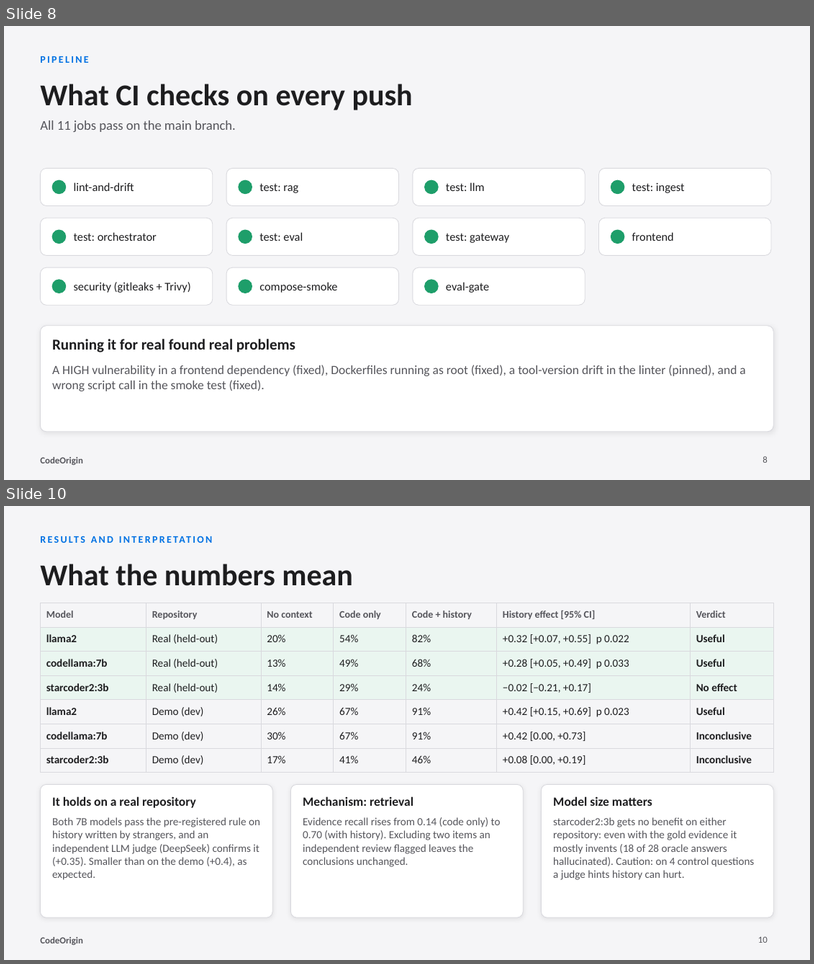
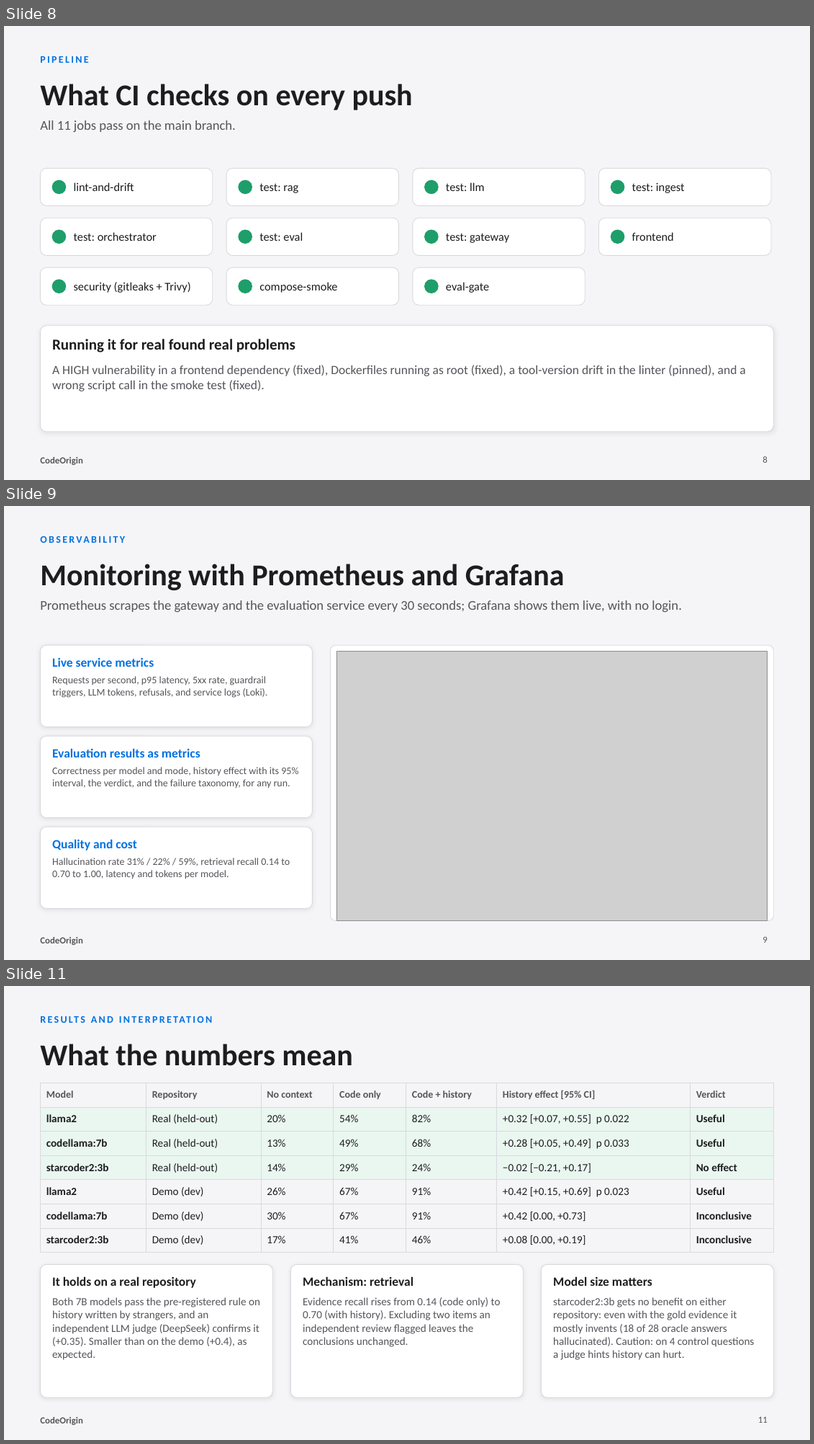
Before and after one commit to IATESPAGHETTI/Code_Origin, a slide deck: docs/CodeOrigin_presentation.pptx. Shown one above the other, each under a label of ours: slides 8 and 10 before the commit, slides 8, 9 and 11 after it; the slides between them are not shown. The pictures are 814x964 and 814x1444 pixels, drawn with LibreOffice and Linux fonts; fonts in the diff are those of the drawing; grey boxes stand for pictures. Boxes give left, top, right and bottom in pixels: in the first picture for what was removed or moved away, otherwise in the second. Text is boxed around its words. In the diff, an @@ line names an element or a change of style, - is before the commit and + after.

```diff
--- a/docs/CodeOrigin_presentation.pptx
+++ b/docs/CodeOrigin_presentation.pptx
@@ slide 9 added at [4,506,810,960], background #F5F5F7; not listed: 1 template element that a slide beside it also shows @@
@@ text added at [40,530,774,548], 12 pt, text #0071E3, bold @@
+OBSERVABILITY
@@ text added at [40,564,565,590], 36 pt, text #1D1D1F, bold @@
+Monitoring with Prometheus and Grafana
@@ text added at [40,600,682,612], 16 pt, text #55555B @@
+Prometheus scrapes the gateway and the evaluation service every 30 seconds; Grafana shows them live, with no login.
@@ rounded rectangle added at [40,645,313,727], fill #FFFFFF, outline #D9D9DE 0.75 pt @@
@@ rounded rectangle added at [331,645,774,921], fill #FFFFFF, outline #D9D9DE 0.75 pt @@
@@ picture added at [337,651,768,921] @@
@@ text added at [52,657,154,667], 15 pt, text #0071E3, bold @@
+Live service metrics
@@ text added at [52,676,268,698], 12 pt, text #55555B @@
+Requests per second, p95 latency, 5xx rate, guardrail triggers, LLM tokens, refusals, and service logs (Loki).
@@ rounded rectangle added at [40,736,313,818], fill #FFFFFF, outline #D9D9DE 0.75 pt @@
@@ text added at [52,748,201,757], 15 pt, text #0071E3, bold @@
+Evaluation results as metrics
@@ text added at [52,767,298,788], 12 pt, text #55555B @@
+Correctness per model and mode, history effect with its 95% interval, the verdict, and the failure taxonomy, for any run.
@@ rounded rectangle added at [40,826,313,908], fill #FFFFFF, outline #D9D9DE 0.75 pt @@
@@ text added at [52,839,136,850], 15 pt, text #0071E3, bold @@
+Quality and cost
@@ text added at [52,857,290,878], 12 pt, text #55555B @@
+Hallucination rate 31% / 22% / 59%, retrieval recall 0.14 to 0.70 to 1.00, latency and tokens per model.
@@ page number added at [763,936,767,942], 11 pt, text #55555B @@
+9
@@ what was slide 10 is now slide 11 @@
@@ page number at [759,1417,768,1422]: text changed @@
-10
+11
```
Also in this commit, not shown: 3 slides changed, 16 other files.
